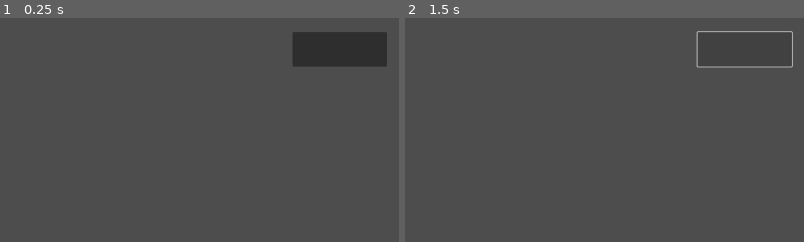
Above: before the commit, frames 1-2 (left to right).
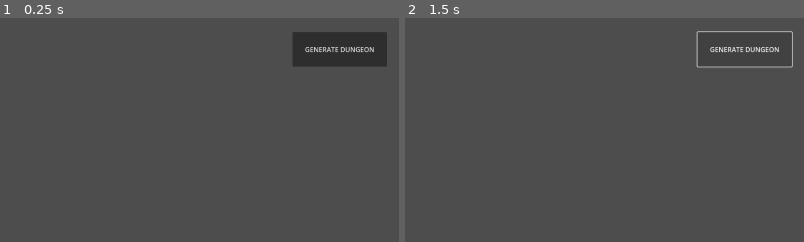
Above: after the commit, the same moments.

Repository: CodyI20/ProceduralDungeonGodot
Game: Godot game, scene res://Scenes/ui.tscn
Two runs of this game, one before a commit and one after it. Both use one fixed random seed, a clock stepped at 60 frames per second and the inputs below. The project has no main scene, so this scene is started directly.
Inputs (mouse positions are % of the whole screen's width and height, from its top left):
- Up to frame 1 (0.25 s): no input
- Up to frame 2 (1.5 s): click (93, 7) at 0.5 s; click (93, 7) at 1.25 s
The pictures show only the part of the screen within x 50-100%, y 0-50%; the shares and areas given below are measured in that part.

The runs differ from the first frame. In frame 1, 0.3% of the frame differs, in the area x 76-94%, y 12-16%; in frame 2, 0.3%.

Commit message:
Added procedural generation
 - Added the logic for the Walker
 - Added a script that controls and showcases the walker in action

Diff:
--- /dev/null
+++ b/Scenes/main_scene.tscn
@@ -0,0 +1,139 @@
+[gd_scene load_steps=6 format=3 uid="uid://bbvhmq3yofr72"]
+
+[ext_resource type="PackedScene" uid="uid://boi14u6apgx2h" path="res://Scenes/ui.tscn" id="1_73qv2"]
+[ext_resource type="Texture2D" uid="uid://rd4c3gvadodf" path="res://Art/2D/Tileset/frostchill.png" id="1_lnxa1"]
+[ext_resource type="Script" path="res://Scripts/main_scene.gd" id="1_wxk13"]
+
+[sub_resource type="TileSetAtlasSource" id="TileSetAtlasSource_25y1y"]
+texture = ExtResource("1_lnxa1")
+0:0/0 = 0
+1:0/0 = 0
+2:0/0 = 0
+3:0/0 = 0
+4:0/0 = 0
+5:0/0 = 0
+6:0/0 = 0
+7:0/0 = 0
+8:0/0 = 0
+9:0/0 = 0
+10:0/0 = 0
+11:0/0 = 0
+12:0/0 = 0
+13:0/0 = 0
+14:0/0 = 0
+15:0/0 = 0
+0:1/0 = 0
+1:1/0 = 0
+2:1/0 = 0
+3:1/0 = 0
+4:1/0 = 0
+5:1/0 = 0
+6:1/0 = 0
+7:1/0 = 0
+8:1/0 = 0
+9:1/0 = 0
+10:1/0 = 0
+11:1/0 = 0
+12:1/0 = 0
+13:1/0 = 0
+14:1/0 = 0
+15:1/0 = 0
+0:2/0 = 0
+1:2/0 = 0
+2:2/0 = 0
+3:2/0 = 0
+4:2/0 = 0
+5:2/0 = 0
+6:2/0 = 0
+7:2/0 = 0
+8:2/0 = 0
+9:2/0 = 0
+10:2/0 = 0
+11:2/0 = 0
+12:2/0 = 0
+13:2/0 = 0
+14:2/0 = 0
+15:2/0 = 0
+0:3/0 = 0
+1:3/0 = 0
+2:3/0 = 0
+3:3/0 = 0
+4:3/0 = 0
+5:3/0 = 0
+6:3/0 = 0
+7:3/0 = 0
+8:3/0 = 0
+9:3/0 = 0
+10:3/0 = 0
+11:3/0 = 0
+12:3/0 = 0
+13:3/0 = 0
+14:3/0 = 0
+15:3/0 = 0
+0:4/0 = 0
+1:4/0 = 0
+2:4/0 = 0
+3:4/0 = 0
+4:4/0 = 0
+5:4/0 = 0
+6:4/0 = 0
+7:4/0 = 0
+8:4/0 = 0
+9:4/0 = 0
+10:4/0 = 0
+11:4/0 = 0
+12:4/0 = 0
+13:4/0 = 0
+14:4/0 = 0
+15:4/0 = 0
+0:5/0 = 0
+1:5/0 = 0
+2:5/0 = 0
+3:5/0 = 0
+4:5/0 = 0
+5:5/0 = 0
+6:5/0 = 0
+7:5/0 = 0
+8:5/0 = 0
+9:5/0 = 0
+10:5/0 = 0
+11:5/0 = 0
+12:5/0 = 0
+13:5/0 = 0
+14:5/0 = 0
+15:5/0 = 0
+0:6/0 = 0
+1:6/0 = 0
+2:6/0 = 0
+3:6/0 = 0
+4:6/0 = 0
+5:6/0 = 0
+6:6/0 = 0
+7:6/0 = 0
+8:6/0 = 0
+9:6/0 = 0
+10:6/0 = 0
+11:6/0 = 0
+12:6/0 = 0
+13:6/0 = 0
+14:6/0 = 0
+15:6/0 = 0
+
+[sub_resource type="TileSet" id="TileSet_a5pxt"]
+sources/0 = SubResource("TileSetAtlasSource_25y1y")
+
+[node name="MainScene" type="Node2D"]
+script = ExtResource("1_wxk13")
+
+[node name="TileMapLayer" type="TileMapLayer" parent="."]
+tile_set = SubResource("TileSet_a5pxt")
+
+[node name="CanvasLayer" type="CanvasLayer" parent="."]
+
+[node name="UI" parent="CanvasLayer" instance=ExtResource("1_73qv2")]
+metadata/_edit_use_anchors_ = true
+
+[node name="GenerateDugeon" parent="CanvasLayer/UI" index="0"]
+metadata/_edit_use_anchors_ = true
+
+[editable path="CanvasLayer/UI"]
--- a/Scenes/ui.tscn
+++ b/Scenes/ui.tscn
@@ -19,3 +19,4 @@
 offset_right = -29.0
 offset_bottom = 117.0
 grow_horizontal = 0
+text = "GENERATE DUNGEON"
--- /dev/null
+++ b/Scripts/main_scene.gd
@@ -0,0 +1,19 @@
+extends Node2D
+
+var borders := Rect2(1,1,38,21)
+@onready var tile_map_layer: TileMapLayer = $TileMapLayer
+@onready var generate_dugeon: Button = $CanvasLayer/UI/GenerateDugeon
+
+func _ready() -> void:
+	generate_dugeon.pressed.connect(generate_level)
+	generate_level()
+
+func generate_level() -> void:
+	tile_map_layer.clear()
+	var walker = Walker.new(Vector2(19, 11), borders)
+	var map = walker.walk(500) # TWEAKABLE
+
+	walker.queue_free()
+
+	for location in map:
+		tile_map_layer.set_cell(location,0, Vector2i(10,6),0)
--- /dev/null
+++ b/Scripts/walker.gd
@@ -0,0 +1,56 @@
+extends Node
+class_name Walker
+
+const DIRECTIONS = [Vector2.RIGHT, Vector2.UP, Vector2.LEFT, Vector2.DOWN]
+
+var position := Vector2.ZERO
+var direction := Vector2.RIGHT
+var borders : Rect2
+var step_history := []
+var steps_since_turn := 0
+
+
+func _init(starting_pos, new_borders):
+	assert(new_borders.has_point(starting_pos))
+	position = starting_pos
+	borders = new_borders
+
+func walk(steps) -> Array:
+	create_room(position)
+	for step in steps:
+		if steps_since_turn >= 6:
+			change_direction()
+		if step() :
+			step_history.append(position)
+		else:
+			change_direction()
+
+	return step_history
+
+func step() -> bool:
+	var target_pos = position + direction
+	if borders.has_point(target_pos):
+		steps_since_turn += 1
+		position = target_pos
+		return true
+	else:
+		return false
+
+func change_direction() -> void:
+	create_room(position)
+	steps_since_turn = 0
+	var directions = DIRECTIONS.duplicate()
+	directions.erase(direction)
+	directions.shuffle()
+	direction = directions.pop_front()
+	while not borders.has_point(position + direction):
+		direction = directions.pop_front()
+
+func create_room(position):
+	var size = Vector2(randi() % 4 + 2, randi() % 4 + 2)
+	var top_left_corner = (position - size/2).ceil()
+	for y in size.y:
+		for x in size.x:
+			var new_step = top_left_corner + Vector2(x,y)
+			if borders.has_point(new_step):
+				step_history.append(new_step)
Binary file added: Art/2D/Tileset/frostchill.png
Not shown, added: Art/2D/Tileset/frostchill.png.import
